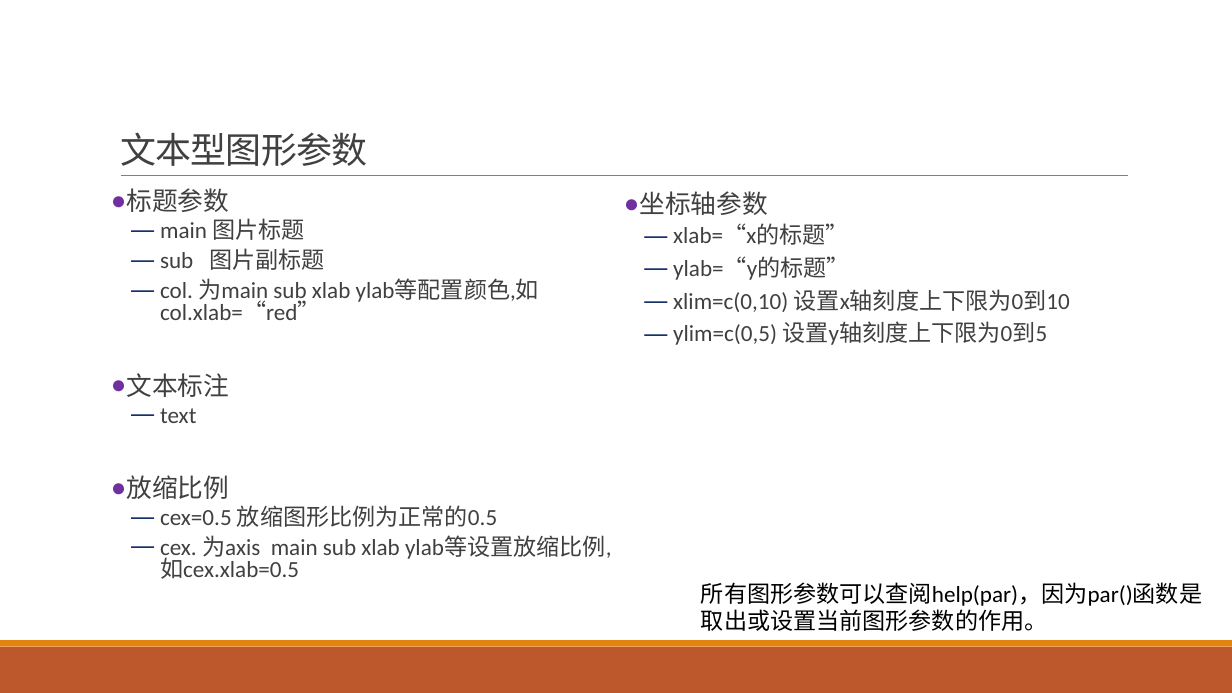
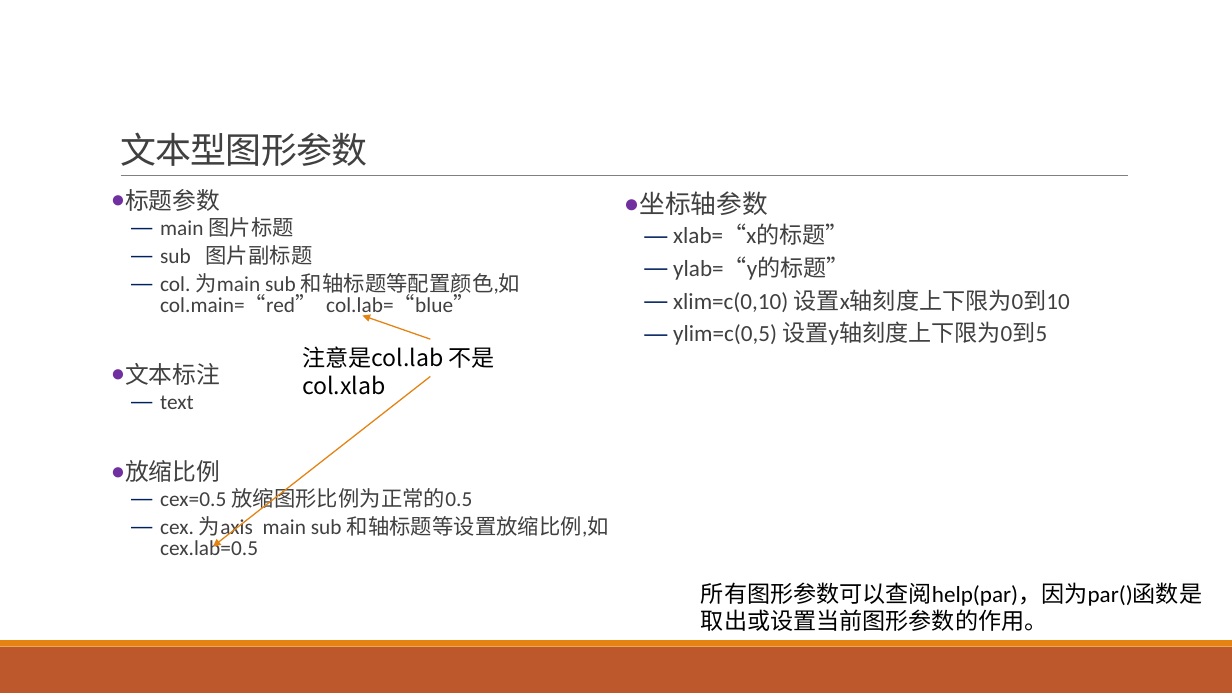
Before and after one commit to exoplanetX/DataAnalytics, a slide deck: slide 7 of 实验-5-数据可视化.pptx. Drawn at 1232x693 pixels with LibreOffice and Linux fonts; fonts in the diff are those of the drawing. Boxes give left, top, right and bottom in pixels: in the first picture for what was removed or moved away, otherwise in the second. Text is boxed around its words. In the diff, an @@ line names an element or a change of style, - is before the commit and + after.

```diff
--- a/实验-5-数据可视化.pptx
+++ b/实验-5-数据可视化.pptx
@@ text at [125, 189, 472, 512]: size 20 to 18.5 pt in "标题参数", "文本标注", "放缩比例"; size 18 to 16.6 pt in "main 图片标题", "sub 图片副标题", "text", "cex=0.5 放缩图形比例为正常的0.5" @@
@@ text at [160, 273, 520, 318]: text changed; size 18 to 16.6 pt @@
-  — col. 为main sub xlab ylab等配置颜色,如col.xlab=“red”
+  — col. 为main sub 和轴标题等配置颜色,如col.main=“red” col.lab=“blue”
@@ arrow added from (431, 339) to (362, 315), #E48312 1 pt @@
@@ text added at [302, 346, 495, 395], 18 pt, text #000000 @@
+注意是col.lab 不是col.xlab
@@ arrow added from (431, 376) to (213, 546), #E48312 1 pt @@
@@ text at [160, 514, 609, 555]: text changed; size 18 to 16.6 pt @@
-  — cex. 为axis main sub xlab ylab等设置放缩比例,如cex.xlab=0.5
+  — cex. 为axis main sub 和轴标题等设置放缩比例,如cex.lab=0.5
```
Also in this commit, not shown: 2 other slides changed, 1 other file.
